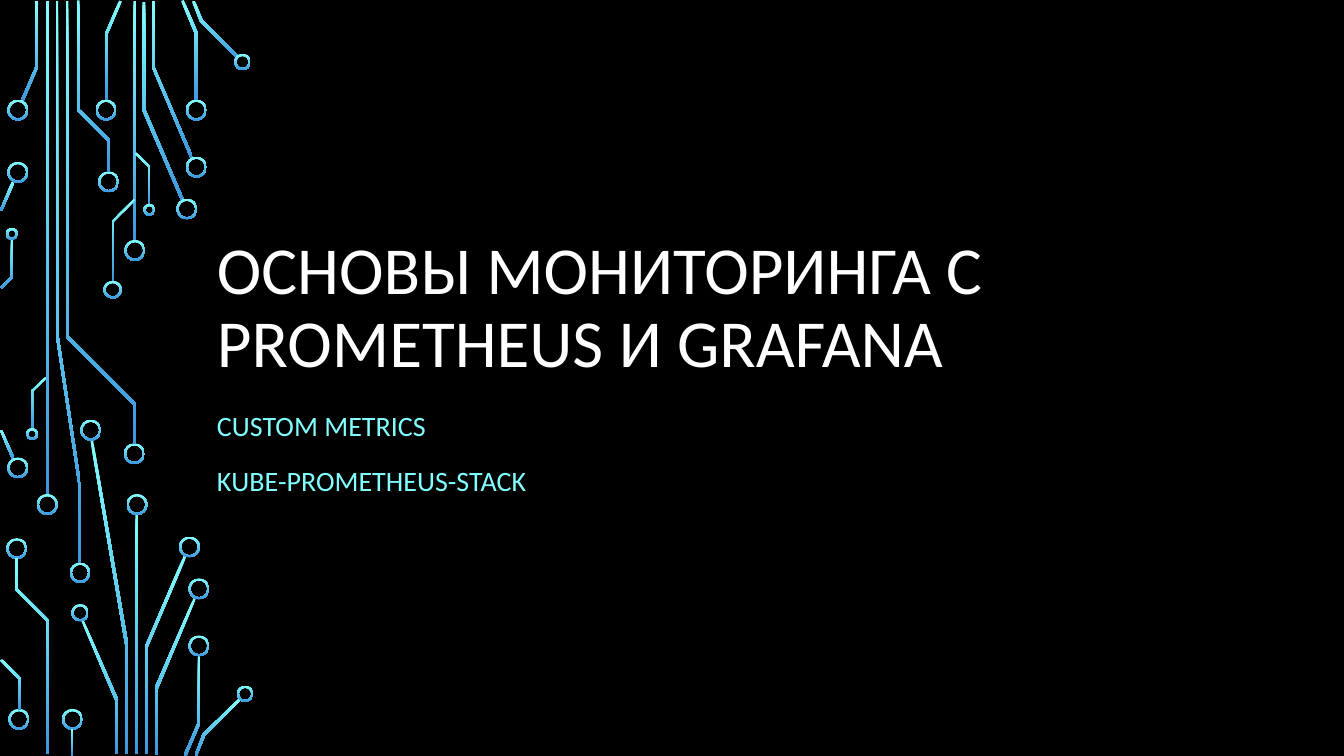
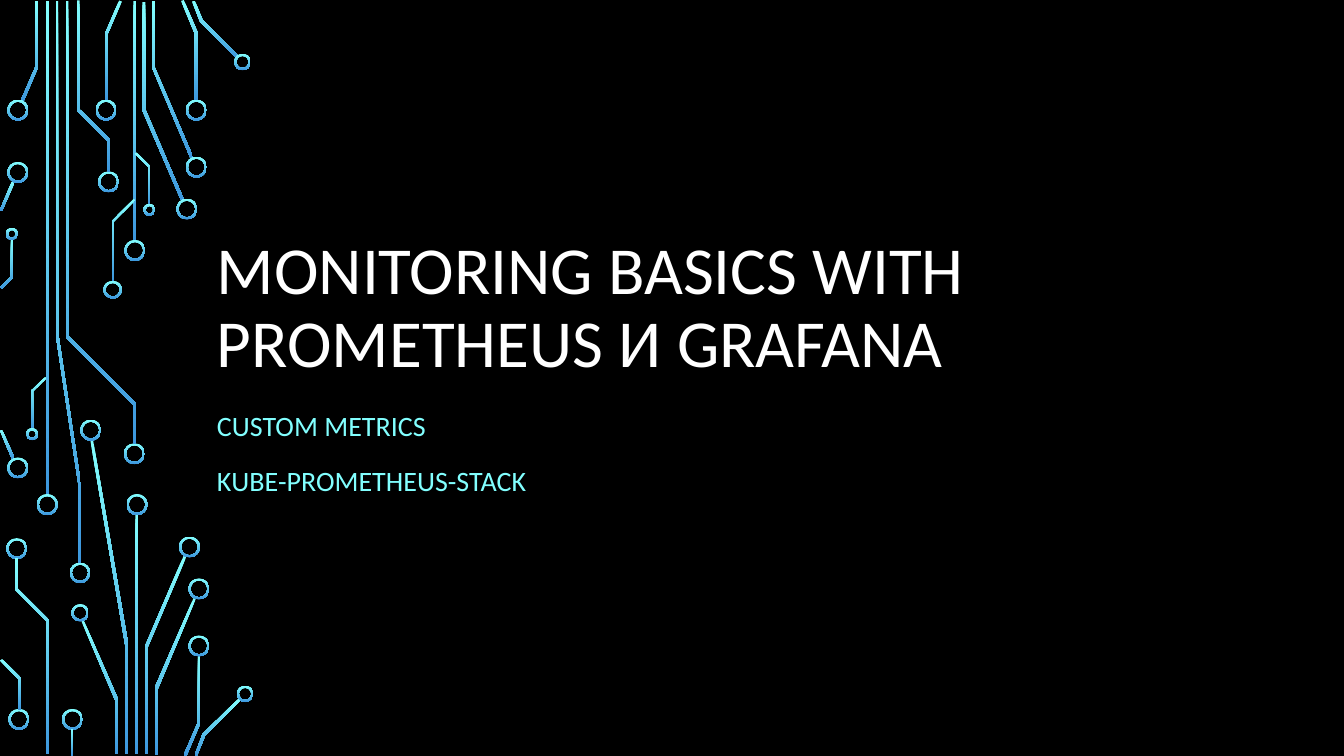
Before and after one commit to ybaryshnikova/monitoring-meetup, a slide deck: slide 1 of Intro slide.pptx. Drawn at 1344x756 pixels with LibreOffice and Linux fonts; fonts in the diff are those of the drawing; background and template pictures are left out. Boxes give left, top, right and bottom in pixels: in the first picture for what was removed or moved away, otherwise in the second. Text is boxed around its words. In the diff, an @@ line names an element or a change of style, - is before the commit and + after.

```diff
--- a/Intro slide.pptx
+++ b/Intro slide.pptx
@@ title at bbox=[217, 250, 964, 368]: text changed @@
-ОСНОВЫ МОНИТОРИНГА С PROMETHEUS И GRAFANA
+MONITORING BASICS WITH PROMETHEUS И GRAFANA
```
Also in this commit, not shown: 3 slides added, 3 other files.
